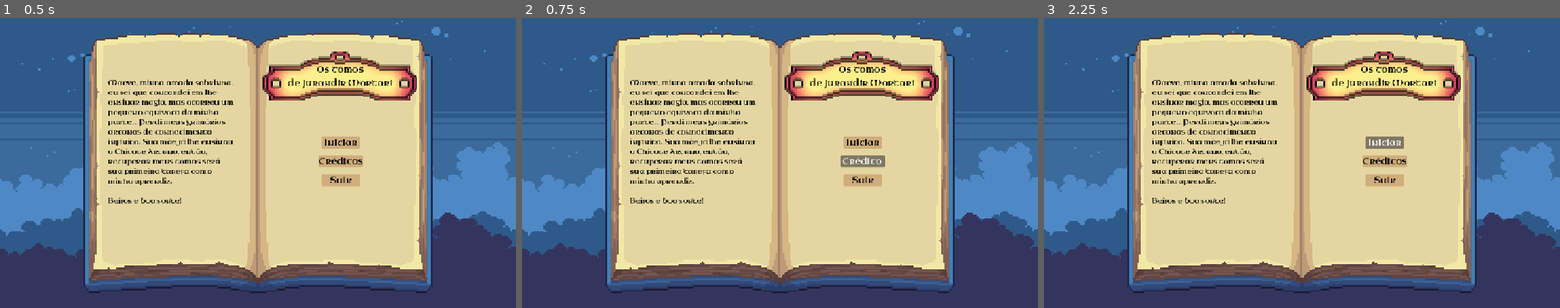
Above: before the commit, frames 1-3 (left to right).
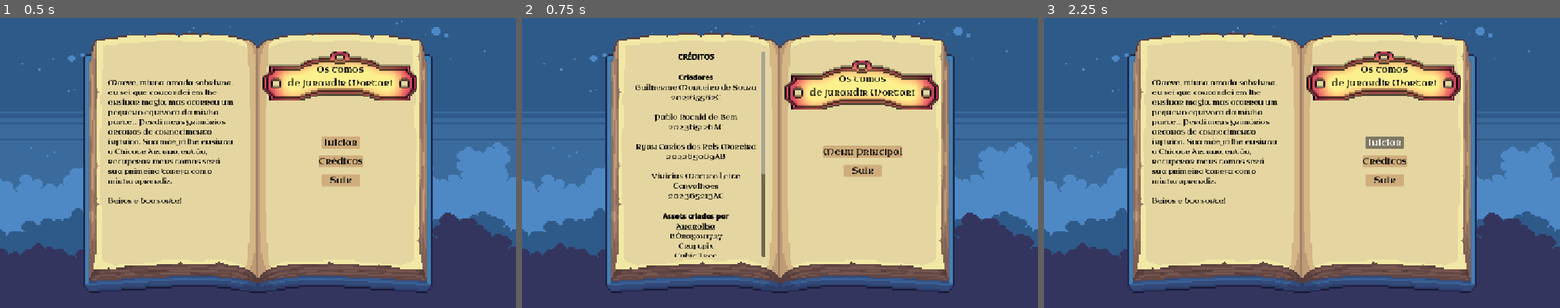
Above: after the commit, the same moments.

Repository: VMacuco/DCC148-Trabalho-2
Game: Godot game, scene res://Scenes/Menus/MainMenu/MainMenu.tscn
Same seed, same stepped clock (60 frames per second), same inputs: the game is played once before the commit and once after it. This scene is started directly instead of the project's main scene.
Inputs (mouse positions are in pixels of both pictures, inside the frame that each line leads up to):
- Up to frame 1 (0.5 s): no input
- Up to frame 2 (0.75 s): click "Créditos" at 0.5 s
- Up to frame 3 (2.25 s): click (1384, 151) at 1.25 s, where only the run after the commit has a clickable "Menu Principal"; click "Iniciar" at 2 s

Frame 1 is identical in both runs. In frame 2, 10% of the frame differs, in the area x 20-81%, y 11-83%; in frame 3, nothing differs.

Commit message:
finalizadas as telas de menu principal e créditos

Diff:
--- /dev/null
+++ b/dcc-148-trab-2/Scenes/Menus/Credits/créditos.gd
@@ -0,0 +1,12 @@
+extends Control
+
+
+# Called when the node enters the scene tree for the first time.
+func _ready() -> void:
+	Hud.hide()
+
+func _on_sair_pressed() -> void:
+	get_tree().quit()
+
+func _on_main_menu_pressed() -> void:
+	get_tree().change_scene_to_file("res://Scenes/Menus/MainMenu/MainMenu.tscn")
--- /dev/null
+++ b/dcc-148-trab-2/Scenes/Menus/Credits/créditos.tscn
@@ -0,0 +1,195 @@
+[gd_scene format=3 uid="uid://dfc6knsfldk37"]
+
+[ext_resource type="Script" uid="uid://c1ab8wu3hfgn7" path="res://Scenes/Menus/Credits/créditos.gd" id="1_4rf6f"]
+[ext_resource type="Texture2D" uid="uid://cd85bj33uivxp" path="res://Assests/Tileset/Floresta Noite/background_0.png" id="1_kgueh"]
+[ext_resource type="Texture2D" uid="uid://d1e1fenditf4t" path="res://Assests/Tileset/Floresta Noite/background_1.png" id="2_5aly1"]
+[ext_resource type="Texture2D" uid="uid://b1q2dbqxa4aj3" path="res://Assests/Tileset/Floresta Noite/background_2.png" id="3_m6wbn"]
+[ext_resource type="Texture2D" uid="uid://b81y7coj8tc5d" path="res://Assests/Menus/Sprite Sheet/Open/Open_book.png" id="4_gg85o"]
+[ext_resource type="FontFile" uid="uid://da5y0lamx7bre" path="res://Fonts/UncialAntiqua-Regular.ttf" id="5_ph0xy"]
+[ext_resource type="Texture2D" uid="uid://n0s6viaj0adw" path="res://Assests/Menus/Fita_text_paused.png" id="6_w8lmu"]
+
+[sub_resource type="AtlasTexture" id="AtlasTexture_qr1kv"]
+atlas = ExtResource("4_gg85o")
+region = Rect2(829, 628, 246, 183)
+
+[sub_resource type="StyleBoxFlat" id="StyleBoxFlat_qr1kv"]
+bg_color = Color(0.8117647, 0.6784314, 0.4862745, 1)
+corner_radius_top_left = 3
+corner_radius_top_right = 3
+corner_radius_bottom_right = 3
+corner_radius_bottom_left = 3
+
+[node name="Créditos" type="Control" unique_id=2130834640]
+layout_mode = 3
+anchors_preset = 15
+anchor_right = 1.0
+anchor_bottom = 1.0
+grow_horizontal = 2
+grow_vertical = 2
+script = ExtResource("1_4rf6f")
+
+[node name="Background" type="Control" parent="." unique_id=1736151951]
+layout_mode = 1
+anchors_preset = 15
+anchor_right = 1.0
+anchor_bottom = 1.0
+grow_horizontal = 2
+grow_vertical = 2
+
+[node name="TextureRect" type="TextureRect" parent="Background" unique_id=2081999693]
+layout_mode = 1
+anchors_preset = 15
+anchor_right = 1.0
+anchor_bottom = 1.0
+grow_horizontal = 2
+grow_vertical = 2
+texture = ExtResource("1_kgueh")
+
+[node name="TextureRect2" type="TextureRect" parent="Background" unique_id=619153586]
+layout_mode = 1
+anchors_preset = 15
+anchor_right = 1.0
+anchor_bottom = 1.0
+grow_horizontal = 2
+grow_vertical = 2
+texture = ExtResource("2_5aly1")
+
+[node name="TextureRect3" type="TextureRect" parent="Background" unique_id=1008512563]
+layout_mode = 1
+anchors_preset = 15
+anchor_right = 1.0
+anchor_bottom = 1.0
+grow_horizontal = 2
+grow_vertical = 2
+texture = ExtResource("3_m6wbn")
+
+[node name="CenterContainer" type="CenterContainer" parent="." unique_id=1188122677]
+layout_mode = 1
+anchors_preset = 15
+anchor_right = 1.0
+anchor_bottom = 1.0
+grow_horizontal = 2
+grow_vertical = 2
+metadata/_edit_use_anchors_ = true
+
+[node name="Tomo" type="TextureRect" parent="CenterContainer" unique_id=89181129]
+custom_minimum_size = Vector2(780, 580)
+layout_mode = 2
+texture = SubResource("AtlasTexture_qr1kv")
+expand_mode = 1
+stretch_mode = 5
+
+[node name="Credits" type="RichTextLabel" parent="CenterContainer/Tomo" unique_id=1978521215]
+layout_mode = 0
+offset_left = 55.0
+offset_top = 41.0
+offset_right = 357.0
+offset_bottom = 501.0
+theme_override_colors/default_color = Color(0, 0, 0, 1)
+theme_override_fonts/normal_font = ExtResource("5_ph0xy")
+bbcode_enabled = true
+text = "[center][b]CRÉDITOS[/b][/center]
+
+[b]Criadores[/b]
+Guilherme Monteiro de Souza
+202165562C
+
+Pablo Rachid de Bem
+202365126AC
+
+Ryan Carlos dos Reis Moreira
+202265089AB
+
+Vinicius Macuco Leite Carvalhaes
+202365213AC
+
+[b]Assets criados por[/b]
+[url=https://www.patreon.com/cw/Anokolisa]Anakolisa[/url]
+[url=https://bdragon1727.itch.io/]BDragon1727[/url]
+[url=https://craftpix.net/freebies/free-animated-magic-book-pixel-art-asset-pack/]Craftpix[/url]
+[url=https://cubic-tree.itch.io/]Cubic Tree[/url]
+[url=https://legnops.itch.io/]Legnops[/url]
+[url=https://nectanebo.itch.io/]Nectanebo[/url]
+[url=https://szadiart.itch.io/]Szadi art[/url]
+[url=https://trixelized.itch.io/]Trixie[/url]
+Vinícius Macuco Leite Carvalhaes
+
+[b]Músicas e Sound Effects[/b]
+[url=https://farbeyond-studio.itch.io/]FarBeyond Studio[/url]
+[url=https://leohpaz.itch.io/]Leohpaz[/url]
+
+[i]LLMs foram utilizadas no código para correção de bugs, auxílio e refatoração.[/i]"
+autowrap_mode = 2
+horizontal_alignment = 1
+
+[node name="MenuContent" type="VBoxContainer" parent="CenterContainer/Tomo" unique_id=1108310464]
+layout_mode = 0
+offset_left = 425.0
+offset_top = 130.0
+offset_right = 725.0
+offset_bottom = 350.0
+theme_override_constants/separation = -12
+alignment = 1
+
+[node name="MenuBannerSlot" type="Control" parent="CenterContainer/Tomo/MenuContent" unique_id=286011994]
+custom_minimum_size = Vector2(0, 105)
+layout_mode = 2
+
+[node name="TitleBanner" type="TextureRect" parent="CenterContainer/Tomo/MenuContent/MenuBannerSlot" unique_id=413403800]
+layout_mode = 1
+anchors_preset = 15
+anchor_right = 1.0
+anchor_bottom = 1.0
+offset_left = -42.0
+offset_top = -98.0
+offset_right = 38.0
+offset_bottom = -93.0
+grow_horizontal = 2
+grow_vertical = 2
+texture = ExtResource("6_w8lmu")
+expand_mode = 1
+stretch_mode = 5
+
+[node name="Label" type="Label" parent="CenterContainer/Tomo/MenuContent/MenuBannerSlot/TitleBanner" unique_id=80939498]
+layout_mode = 1
+anchors_preset = 15
+anchor_right = 1.0
+anchor_bottom = 1.0
+offset_top = 2.0
+offset_bottom = 2.0
+grow_horizontal = 2
+grow_vertical = 2
+theme_override_colors/font_color = Color(0, 0, 0, 1)
+theme_override_fonts/font = ExtResource("5_ph0xy")
+theme_override_font_sizes/font_size = 20
+text = "		Os tomos
+de Jurandir Mortari"
+horizontal_alignment = 1
+vertical_alignment = 1
+
+[node name="ButtonSlot" type="VBoxContainer" parent="CenterContainer/Tomo/MenuContent" unique_id=236646106]
+layout_mode = 2
+theme_override_constants/separation = 15
+
+[node name="MainMenu" type="Button" parent="CenterContainer/Tomo/MenuContent/ButtonSlot" unique_id=1614322335]
+custom_minimum_size = Vector2(86, 16)
+layout_mode = 2
+size_flags_horizontal = 4
+theme_override_colors/font_color = Color(0, 0, 0, 1)
+theme_override_fonts/font = ExtResource("5_ph0xy")
+theme_override_font_sizes/font_size = 20
+theme_override_styles/normal = SubResource("StyleBoxFlat_qr1kv")
+text = "Menu Principal"
+
+[node name="Sair" type="Button" parent="CenterContainer/Tomo/MenuContent/ButtonSlot" unique_id=1774063002]
+custom_minimum_size = Vector2(86, 16)
+layout_mode = 2
+size_flags_horizontal = 4
+theme_override_colors/font_color = Color(0, 0, 0, 1)
+theme_override_fonts/font = ExtResource("5_ph0xy")
+theme_override_font_sizes/font_size = 20
+theme_override_styles/normal = SubResource("StyleBoxFlat_qr1kv")
+text = "Sair"
+
+[connection signal="pressed" from="CenterContainer/Tomo/MenuContent/ButtonSlot/MainMenu" to="." method="_on_main_menu_pressed"]
+[connection signal="pressed" from="CenterContainer/Tomo/MenuContent/ButtonSlot/Sair" to="." method="_on_sair_pressed"]
--- a/dcc-148-trab-2/Scenes/Menus/MainMenu/MainMenu.tscn
+++ b/dcc-148-trab-2/Scenes/Menus/MainMenu/MainMenu.tscn
@@ -172,4 +172,5 @@
 text = "Sair"
 
 [connection signal="pressed" from="CenterContainer/Tomo/MenuContent/ButtonSlot/Iniciar" to="." method="_on_iniciar_pressed"]
+[connection signal="pressed" from="CenterContainer/Tomo/MenuContent/ButtonSlot/Credits" to="." method="_on_credits_pressed"]
 [connection signal="pressed" from="CenterContainer/Tomo/MenuContent/ButtonSlot/Sair" to="." method="_on_sair_pressed"]
--- a/dcc-148-trab-2/Scenes/Menus/MainMenu/main_menu.gd
+++ b/dcc-148-trab-2/Scenes/Menus/MainMenu/main_menu.gd
@@ -10,3 +10,7 @@
 
 func _on_sair_pressed() -> void:
 	get_tree().quit()
+
+
+func _on_credits_pressed() -> void:
+	get_tree().change_scene_to_file("res://Scenes/Menus/Credits/créditos.tscn")
--- a/dcc-148-trab-2/Scenes/Menus/créditos.tscn
+++ /dev/null
@@ -1,140 +0,0 @@
-[gd_scene format=3 uid="uid://dfc6knsfldk37"]
-
-[ext_resource type="Texture2D" uid="uid://cd85bj33uivxp" path="res://Assests/Tileset/Floresta Noite/background_0.png" id="1_kgueh"]
-[ext_resource type="Texture2D" uid="uid://d1e1fenditf4t" path="res://Assests/Tileset/Floresta Noite/background_1.png" id="2_5aly1"]
-[ext_resource type="Texture2D" uid="uid://b1q2dbqxa4aj3" path="res://Assests/Tileset/Floresta Noite/background_2.png" id="3_m6wbn"]
-[ext_resource type="Texture2D" uid="uid://b81y7coj8tc5d" path="res://Assests/Menus/Sprite Sheet/Open/Open_book.png" id="4_gg85o"]
-[ext_resource type="FontFile" uid="uid://da5y0lamx7bre" path="res://Fonts/UncialAntiqua-Regular.ttf" id="5_ph0xy"]
-[ext_resource type="Texture2D" uid="uid://n0s6viaj0adw" path="res://Assests/Menus/Fita_text_paused.png" id="6_w8lmu"]
-
-[sub_resource type="AtlasTexture" id="AtlasTexture_h0jfm"]
-atlas = ExtResource("4_gg85o")
-region = Rect2(811.27203, 599.5101, 275.39697, 215.15894)
-
-[node name="Créditos" type="Control" unique_id=2130834640]
-layout_mode = 3
-anchors_preset = 15
-anchor_right = 1.0
-anchor_bottom = 1.0
-grow_horizontal = 2
-grow_vertical = 2
-
-[node name="TextureRect" type="TextureRect" parent="." unique_id=2081999693]
-layout_mode = 0
-offset_right = 40.0
-offset_bottom = 40.0
-texture = ExtResource("1_kgueh")
-
-[node name="TextureRect2" type="TextureRect" parent="." unique_id=619153586]
-layout_mode = 0
-offset_right = 40.0
-offset_bottom = 40.0
-texture = ExtResource("2_5aly1")
-
-[node name="TextureRect3" type="TextureRect" parent="." unique_id=1008512563]
-layout_mode = 0
-offset_right = 40.0
-offset_bottom = 40.0
-texture = ExtResource("3_m6wbn")
-
-[node name="CenterContainer" type="CenterContainer" parent="." unique_id=1188122677]
-layout_mode = 1
-anchors_preset = 15
-anchor_right = 1.0
-anchor_bottom = 1.0
-grow_horizontal = 2
-grow_vertical = 2
-metadata/_edit_use_anchors_ = true
-
-[node name="Tomo" type="TextureRect" parent="CenterContainer" unique_id=89181129]
-custom_minimum_size = Vector2(780, 580)
-layout_mode = 2
-texture = SubResource("AtlasTexture_h0jfm")
-expand_mode = 1
-stretch_mode = 3
-
-[node name="HBoxContainer" type="HBoxContainer" parent="CenterContainer/Tomo" unique_id=328902153]
-layout_mode = 1
-anchors_preset = 15
-anchor_right = 1.0
-anchor_bottom = 1.0
-grow_horizontal = 2
-grow_vertical = 2
-theme_override_constants/separation = 30
-
-[node name="MarginContainer" type="MarginContainer" parent="CenterContainer/Tomo/HBoxContainer" unique_id=1535887076]
-layout_mode = 2
-theme_override_constants/margin_left = 45
-theme_override_constants/margin_top = 50
-theme_override_constants/margin_right = 45
-theme_override_constants/margin_bottom = 60
-
-[node name="RichTextLabel" type="RichTextLabel" parent="CenterContainer/Tomo/HBoxContainer/MarginContainer" unique_id=1549514762]
-layout_mode = 2
-theme_override_colors/default_color = Color(0.23137255, 0.16470589, 0.101960786, 1)
-theme_override_fonts/normal_font = ExtResource("5_ph0xy")
-theme_override_fonts/bold_font = ExtResource("5_ph0xy")
-theme_override_fonts/bold_italics_font = ExtResource("5_ph0xy")
-theme_override_fonts/italics_font = ExtResource("5_ph0xy")
-theme_override_fonts/mono_font = ExtResource("5_ph0xy")
-theme_override_font_sizes/normal_font_size = 18
-bbcode_enabled = true
-text = "[center][b]CRÉDITOS[/b][/center]
-
-[b]Criadores[/b]
-Guilherme Monteiro de Souza
-202165562C
-
-Pablo Rachid de Bem
-202365126AC
-
-Ryan Carlos dos Reis Moreira
-202265089AB
-
-Vinicius Macuco Leite Carvalhaes
-202365213AC
-
-[b]Assets criados por[/b]
-[url=https://www.patreon.com/cw/Anokolisa]Anakolisa[/url]
-[url=https://bdragon1727.itch.io/]BDragon1727[/url]
-[url=https://craftpix.net/freebies/free-animated-magic-book-pixel-art-asset-pack/]Craftpix[/url]
-[url=https://cubic-tree.itch.io/]Cubic Tree[/url]
-[url=https://legnops.itch.io/]Legnops[/url]
-[url=https://nectanebo.itch.io/]Nectanebo[/url]
-[url=https://szadiart.itch.io/]Szadi art[/url]
-[url=https://trixelized.itch.io/]Trixie[/url]
-Vinícius Macuco Leite Carvalhaes
-
-[b]Músicas e Sound Effects[/b]
-[url=https://farbeyond-studio.itch.io/]FarBeyond Studio[/url]
-[url=https://leohpaz.itch.io/]Leohpaz[/url]
-
-[i]LLMs foram utilizadas no código para correção de bugs, auxílio e refatoração.[/i]"
-
-[node name="MenuBannerSlot" type="VBoxContainer" parent="CenterContainer/Tomo/HBoxContainer" unique_id=485055761]
-layout_mode = 2
-
-[node name="TitleBanner" type="TextureRect" parent="CenterContainer/Tomo/HBoxContainer/MenuBannerSlot" unique_id=1387095683]
-custom_minimum_size = Vector2(0, 60)
-layout_mode = 2
-texture = ExtResource("6_w8lmu")
-expand_mode = 1
-stretch_mode = 5
-
-[node name="Label" type="Label" parent="CenterContainer/Tomo/HBoxContainer/MenuBannerSlot/TitleBanner" unique_id=726129503]
-layout_mode = 0
-offset_right = 40.0
-offset_bottom = 23.0
-
-[node name="VBoxContainer" type="VBoxContainer" parent="CenterContainer/Tomo/HBoxContainer/MenuBannerSlot" unique_id=453232842]
-layout_mode = 2
-
-[node name="Button" type="Button" parent="CenterContainer/Tomo/HBoxContainer/MenuBannerSlot/VBoxContainer" unique_id=917041081]
-custom_minimum_size = Vector2(160, 40)
-layout_mode = 2
-text = "Menu Iniciar"
-
-[node name="Button2" type="Button" parent="CenterContainer/Tomo/HBoxContainer/MenuBannerSlot/VBoxContainer" unique_id=1118358138]
-custom_minimum_size = Vector2(160, 40)
-layout_mode = 2
-text = "Sair do Jogo"
Not shown, added: dcc-148-trab-2/Scenes/Menus/Credits/créditos.gd.uid
